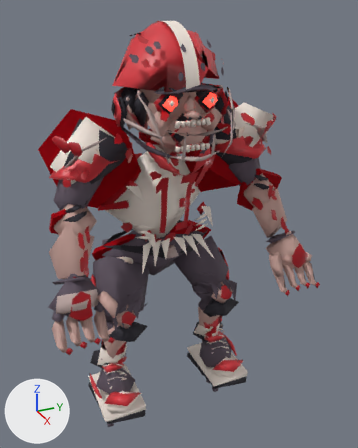
An edit to the glTF model public/assets/models/inf.armored-football.lod2.glb, drawn before and after from the same camera.
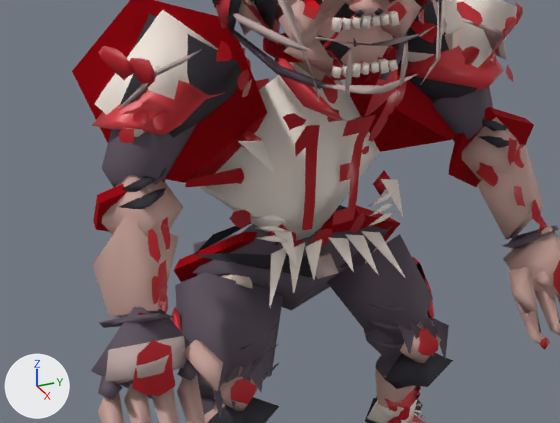
Each version is shown whole from a 50 mm lens placed at (1.746, -0.715, 1.7), pointed at (0.068, 0.04, 0.861), then close up on the part from 0% to 83% of the width and 25% to 75% of the height. Every picture has the same lights, and +X, +Y and +Z are marked at lower left. The first two pictures are the older version. Where no turn or scale is listed for an object, it has been applied to the vertices. Vertices at exactly the same position are counted once.
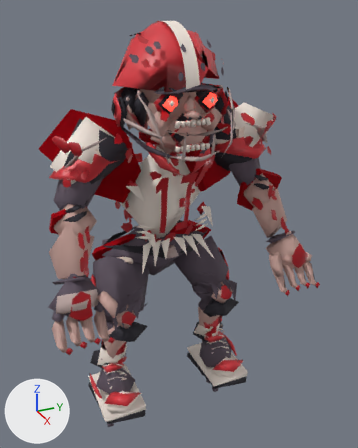
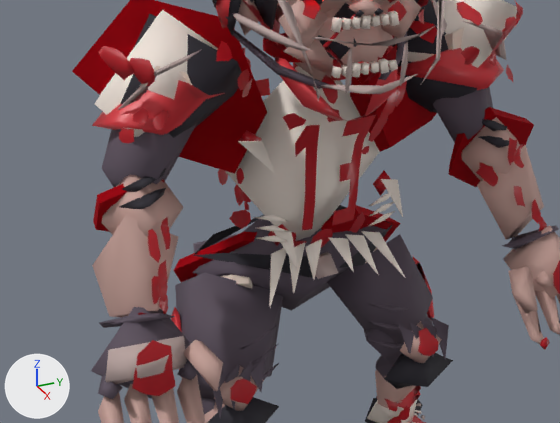
The change, as a list of edits to the scene's bpy script:
```text
Change me_mesh_14:
    remove me_mesh_14.from_pydata(...)  # 829 vertices, 842 faces; spans x -0.191..0.217, y -0.319..0.206, z -0.272..0.259
    add me_mesh_14.from_pydata(...)  # 829 vertices, 842 faces; spans x -0.191..0.217, y -0.206..0.206, z -0.272..0.259
    me_mesh_14 part 1
    me_mesh_14.vertices[7].co: (0.007, -0.319, 0.036) -> (-0.04, -0.206, 0.017)
    me_mesh_14.vertices[343].co: (0.085, -0.297, 0.009) -> (0.035, -0.177, -0.006)  # pixel (185, 187) -> pixel (236, 176)
    me_mesh_14.vertices[348].co: (0.085, -0.295, 0.019) -> (0.037, -0.176, 0.005)  # pixel (186, 182) -> pixel (237, 171)
    me_mesh_14.vertices[349].co: (0.084, -0.297, 0.014) -> (0.035, -0.177, -0.001)  # pixel (185, 184) -> pixel (236, 173)
    me_mesh_14.vertices[352].co: (0.088, -0.29, 0.026) -> (0.041, -0.172, 0.013)  # pixel (188, 179) -> pixel (239, 168)
    me_mesh_14.vertices[353].co: (0.086, -0.293, 0.024) -> (0.038, -0.175, 0.01)  # pixel (187, 180) -> pixel (237, 169)
Change me_mesh_19:
    remove me_mesh_19.from_pydata(...)  # 25 vertices, 42 faces; spans x -0.153..0.088, y -0.224..0.182, z -0.2..0.163
    add me_mesh_19.from_pydata(...)  # 25 vertices, 42 faces; spans x -0.153..0.089, y -0.224..0.182, z -0.2..0.163
    me_mesh_19 part 2
    me_mesh_19.vertices[0].co: (0.055, -0.01, -0.167) -> (0.007, -0.129, -0.182)  # pixel (449, 140) -> pixel (390, 147)
    me_mesh_19.vertices[4].co: (0.003, -0.065, -0.017) -> (-0.001, -0.073, -0.017)
    me_mesh_19.vertices[5].co: (0.001, -0.009, -0.056) -> (-0.011, -0.056, -0.061)
    me_mesh_19.vertices[14].co: (-0.045, 0.047, -0.002) -> (-0.047, 0.044, -0.001)
    me_mesh_19.vertices[15].co: (-0.023, 0.106, -0.168) -> (-0.077, -0.011, -0.173)
    me_mesh_19.vertices[16].co: (0.006, 0.118, -0.158) -> (-0.047, 0.003, -0.154)  # not seen -> pixel (431, 119)
    me_mesh_19.vertices[17].co: (-0.013, 0.03, -0.054) -> (-0.03, 0.0, -0.053)
    me_mesh_19.vertices[18].co: (0.059, 0.014, -0.037) -> (0.081, -0.003, -0.024)
    me_mesh_19.vertices[19].co: (0.088, -0.033, 0.019) -> (0.089, -0.033, 0.019)
    me_mesh_19.vertices[22].co: (0.031, 0.067, 0.025) -> (0.04, 0.081, 0.036)
    me_mesh_19.vertices[23].co: (0.045, 0.053, -0.034) -> (0.06, 0.056, -0.016)
    me_mesh_19.vertices[24].co: (0.059, 0.022, 0.024) -> (0.065, 0.024, 0.028)
Change me_mesh_20:
    remove me_mesh_20.from_pydata(...)  # 25 vertices, 42 faces; spans x -0.125..0.071, y -0.163..0.204, z -0.2..0.177
    add me_mesh_20.from_pydata(...)  # 25 vertices, 42 faces; spans x -0.125..0.08, y -0.163..0.204, z -0.2..0.177
    me_mesh_20 part 3
    me_mesh_20.vertices[0].co: (0.037, 0.007, -0.169) -> (-0.012, 0.126, -0.188)  # pixel (184, 182) -> pixel (234, 173)
    me_mesh_20.vertices[1].co: (-0.03, -0.095, -0.145) -> (-0.082, 0.016, -0.15)
    me_mesh_20.vertices[3].co: (-0.001, -0.104, -0.14) -> (-0.051, 0.002, -0.139)
    me_mesh_20.vertices[4].co: (-0.015, -0.027, -0.046) -> (-0.031, 0.0, -0.046)
    me_mesh_20.vertices[5].co: (-0.004, 0.006, -0.055) -> (-0.019, 0.056, -0.06)
    me_mesh_20.vertices[8].co: (-0.04, -0.044, 0.009) -> (-0.04, -0.042, 0.009)
    me_mesh_20.vertices[17].co: (-0.003, 0.057, -0.021) -> (-0.008, 0.068, -0.021)
    me_mesh_20.vertices[18].co: (0.054, -0.013, -0.046) -> (0.066, 0.018, -0.037)  # not seen -> pixel (189, 122)
    me_mesh_20.vertices[19].co: (0.043, -0.046, -0.037) -> (0.054, -0.039, -0.023)
    me_mesh_20.vertices[20].co: (0.034, -0.057, 0.021) -> (0.046, -0.069, 0.032)  # not seen -> pixel (137, 89)
    me_mesh_20.vertices[23].co: (0.071, 0.028, 0.0) -> (0.08, 0.036, 0.002)
    me_mesh_20.vertices[24].co: (0.052, -0.016, 0.011) -> (0.064, -0.017, 0.017)
```

Where the change shows, as pixel boxes (x1, y1, x2, y2) in the close-ups (560 x 423 px; the box of a moved part takes in the faces that stretch with it):
'Mesh_14', reshaped (15% narrower)
    before: (185, 45, 407, 307)
    after: (218, 45, 407, 307)
'Mesh_20', reshaped
    before: (72, 0, 267, 183)
    after: (72, 0, 267, 174)
part 1 of me_mesh_14, moved or reshaped
    before: (185, 63, 309, 234)
    after: (225, 66, 309, 225)
part 2 of me_mesh_19, moved or reshaped
    before: (375, 43, 459, 152)
    after: (375, 43, 461, 152)
part 3 of me_mesh_20, moved or reshaped
    before: (72, 66, 265, 183)
    after: (72, 66, 265, 174)
